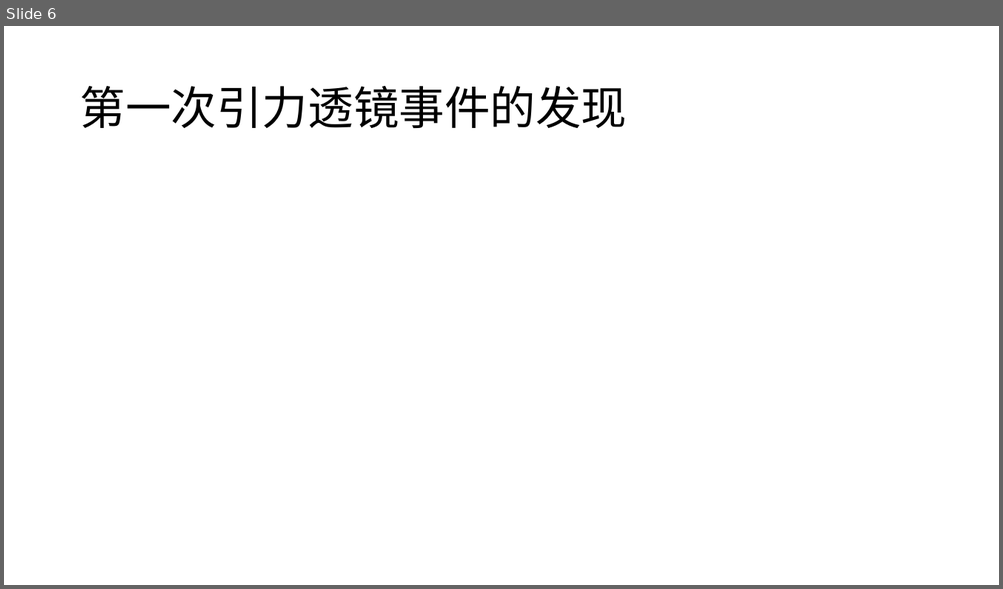
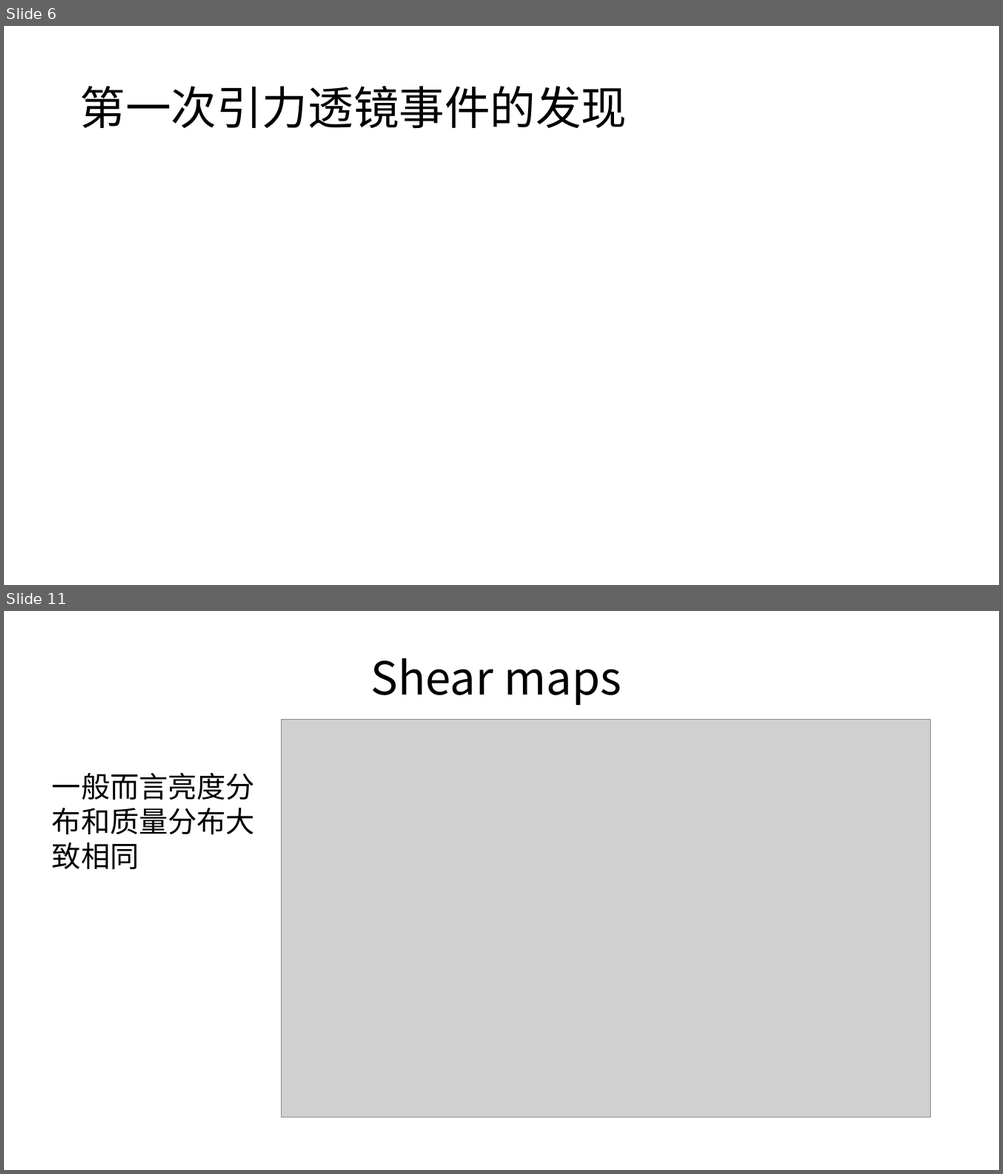
Before and after one commit to willlake/Gravitational-lens, a slide deck: Gravitational lens.pptx. Shown one above the other, each under a label of ours: slide 6 before the commit, slides 6 and 11 after it; the slides between them are not shown. The pictures are 1003x589 and 1003x1174 pixels, drawn with LibreOffice and Linux fonts; fonts in the diff are those of the drawing; grey boxes stand for pictures. Boxes give left, top, right and bottom in pixels: in the first picture for what was removed or moved away, otherwise in the second. Text is boxed around its words. In the diff, an @@ line names an element or a change of style, - is before the commit and + after.

```diff
--- a/Gravitational lens.pptx
+++ b/Gravitational lens.pptx
@@ slide 11 added at <box>4,611,999,1170</box>, background #FFFFFF @@
@@ title added at <box>371,658,621,705</box>, 44 pt, text #000000 @@
+Shear maps
@@ picture added at <box>281,720,930,1118</box> @@
@@ text added at <box>52,773,255,870</box>, 28 pt, text #000000 @@
+一般而言亮度分布和质量分布大致相同
```
Also in this commit, not shown: 1 slide changed, 5 other slides added, 1 slide removed, 3 other files.
